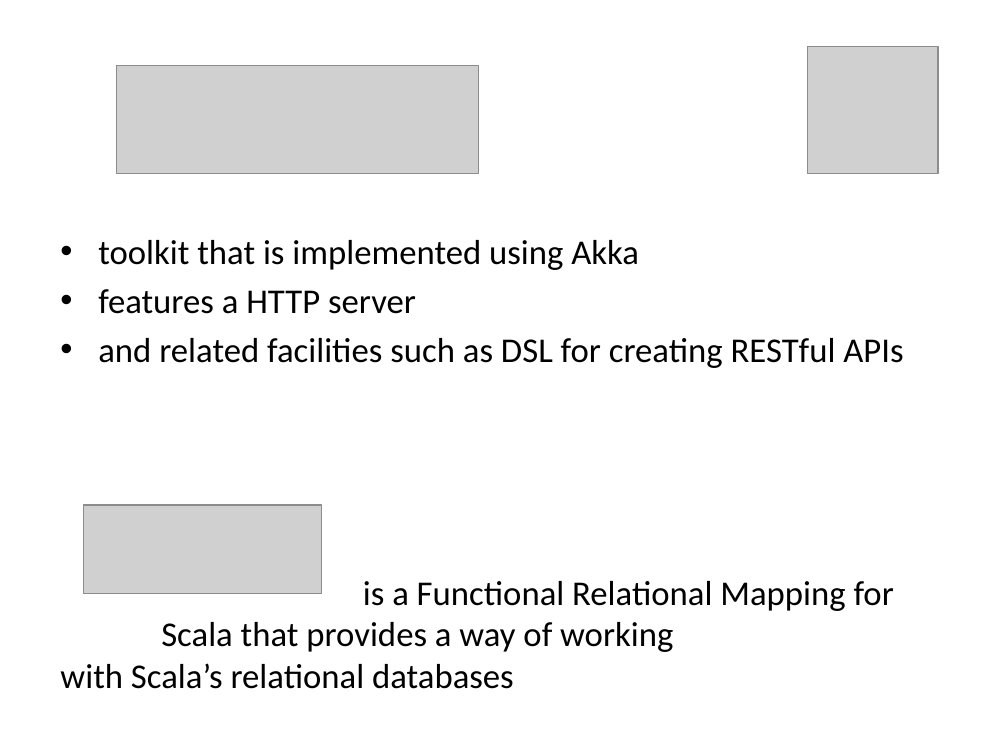
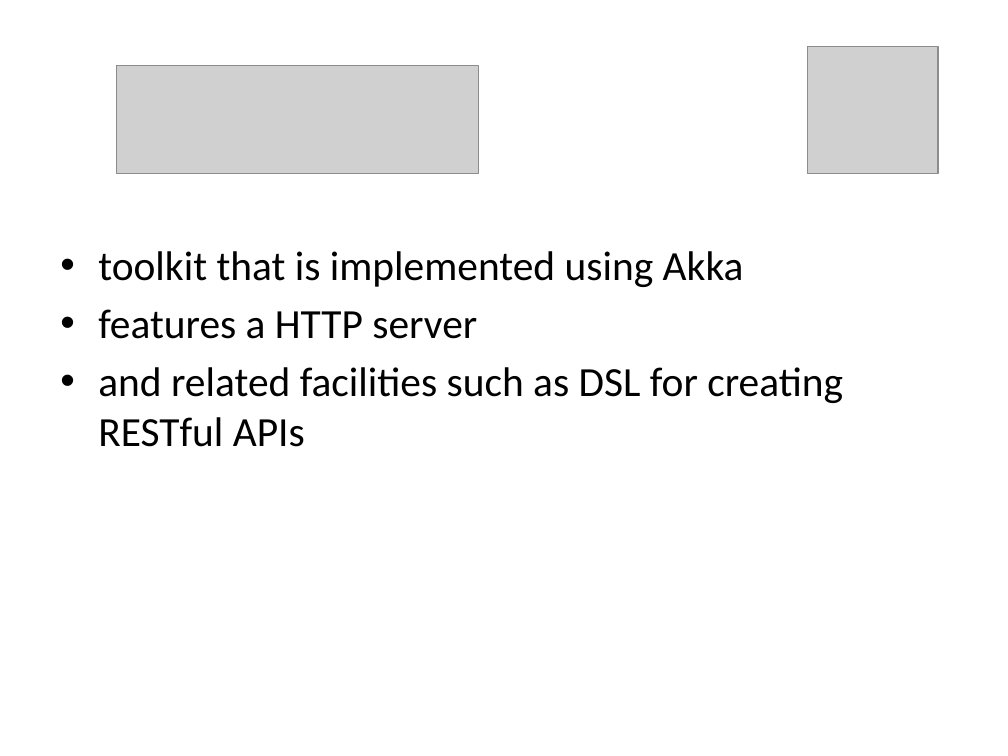
Before and after one commit to martadoberschuetz/scala, a slide deck: slide 17 of project presentation final.pptx (slide 13 before the commit). Drawn at 1008x756 pixels with LibreOffice and Linux fonts; fonts in the diff are those of the drawing; grey boxes stand for pictures. Boxes give left, top, right and bottom in pixels: in the first picture for what was removed or moved away, otherwise in the second. Text is boxed around its words. In the diff, an @@ line names an element or a change of style, - is before the commit and + after.

```diff
--- a/project presentation final.pptx
+++ b/project presentation final.pptx
@@ text "toolkit that is implemented using ..." at (x1=98, y1=251, x2=843, y2=447): size 24.8 to 29.6 pt @@
@@ picture removed at (x1=84, y1=505, x2=322, y2=594) @@
@@ text at (x1=60, y1=581, x2=894, y2=689): paragraph removed @@
-is a Functional Relational Mapping for Scala that provides a way of working with Scala’s relational databases
```
Also in this commit, not shown: 3 slides added.
